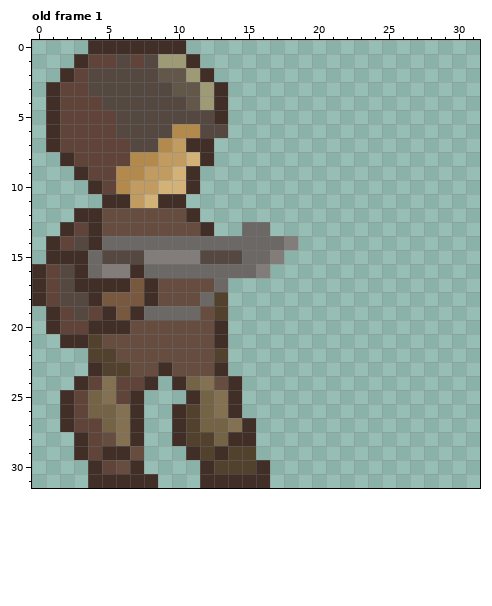
Two states of a pixel-art file, Game Sprites/With new color/Sprite With Animation/Fixed/Take hit/character Take Damage.aseprite. Above, as it was before the edit.
32x32 pixels, 1 frame. Shown: old frame 1. The commit also changed other frames, which this record leaves out.
And afterwards:
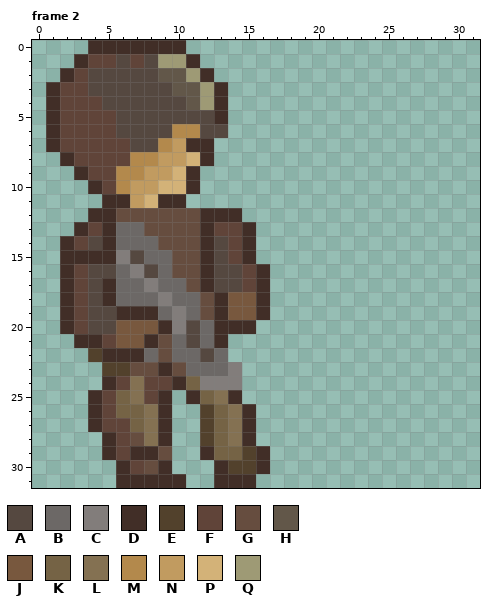
Palette (. is transparent): A #554840  B #6c6866  C #827d7b  D #412e27  E #52412c  F #604439  G #664d3f  H #625749  J #78583e  K #756345  L #847152  M #b3894c  N #c19b60  P #d3b278  Q #9e9a75
A new or re-ordered frame is compared with the old frame closest to it.
Difference:
frames 1 -> 8
Changed rows in their new state; - is an unchanged pixel.
Frame 2 is new; against old frame 1:
first column x 0:
12 ---.-D-----GDDD----
13 --.DFDBB-----FFD.--
14 -.DFAD---GGGDAFD...
15 -.--DDC-BBGGD-FD..-
16 ..DFAABCA-GGDAAFD--
17 ..DFA-BBCBB-DAAFD--
18 ..DFADBBBCBBGDJJD--
19 -.DFAAD-D-C--DJJD--
20 -.D-AAJJJDCAB-DD---
21 --.-DFJJD-BAB------
22 -----DDDB-BBAB-----
23 ----.------BBBC----
24 ---..D-LFF--CCC----
25 --..DFKLFD---------
26 --..DFKKLD..EKLD---
27 --..DFFKLD..E------
28 ---..DFGLD..--L----
29 ---..-FDDG-.DKK-D--
30 ----..DFGD--.D-----
31 ----..---DD-.---.--
Pixel boxes of the changes (left, top, right, bottom) in both pictures:
changed: (32, 208, 298, 488)
